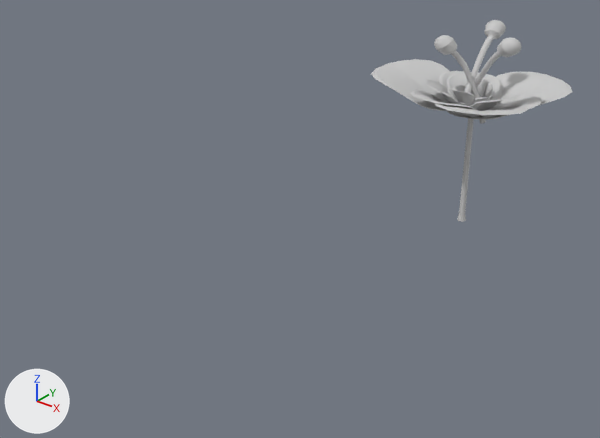
The FBX model BioPunchUnity/Assets/Models/SM_Rose_03.fbx: old version first, new version second.
Before and after are seen from a 50 mm lens placed at (1.131, -2.267, 1.172), pointed at (-0.105, -0.723, 0.214). Arrows for +X, +Y and +Z are at lower left; the lights stay in place. Where no turn or scale is listed for an object, it has been applied to the vertices.

Names of what the first picture shows: 'SM_Rose_03'.
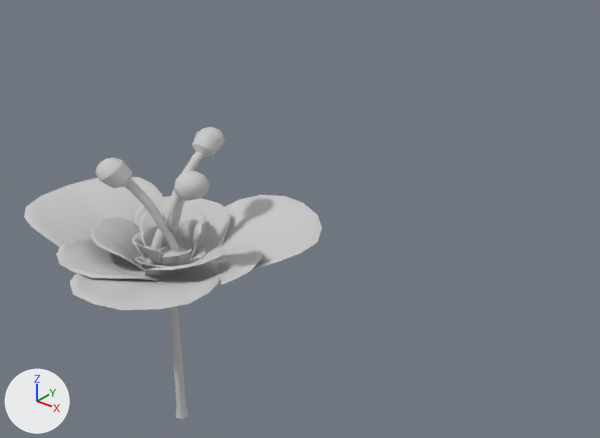
Pixel boxes (x1, y1, x2, y2) of what changed, in the pictures (600 x 438 px):
'Petales', added: after (24, 177, 322, 310)
'SM_Rose_03', reshaped, moved: before (371, 20, 572, 222); after (169, 306, 188, 419)
'Middle', added: after (96, 127, 225, 268)
part 1 of me_mesh, deleted: before (371, 20, 572, 124)

The edits, one by one:
me_mesh is used by ob_sm_rose_03; location (0.0, 0.0, 0.0).
me_mesh had 2896 vertices, 2848 faces and spanned x -0.318..0.245, y -0.276..0.303, z -0.03..0.601.
me_mesh now has 56 vertices, 42 faces and spans x -0.014..0.014, y -0.014..0.014, z -0.03..0.371.
me_mesh part 1: 21 loose pieces with 2840 vertices, spanning x -0.318..0.245, y -0.276..0.303, z 0.305..0.601, are deleted.
Mesh me_mesh_001 is new.
It has 2362 vertices, 2332 faces and spans x -0.318..0.245, y -0.276..0.303, z 0.323..0.443.
It uses material mat_material__44 (its picture is missing).
Mesh me_mesh_002 is new.
It has 478 vertices, 474 faces and spans x -0.111..0.155, y -0.089..0.179, z 0.305..0.601.
It uses material mat_material__44 (its picture is missing).
Object 'SM_Rose_03' (ob_sm_rose_03) moves from (0.0, 0.0, 0.0) to (0.0, -1.275, 0.0).
Object 'Petales' (ob_petales) is new; it shows me_mesh_001.
Its location is (0.0, -1.275, 0.0).
Object 'Middle' (ob_middle) is new; it shows me_mesh_002.
Its location is (0.0, -1.275, 0.0).
